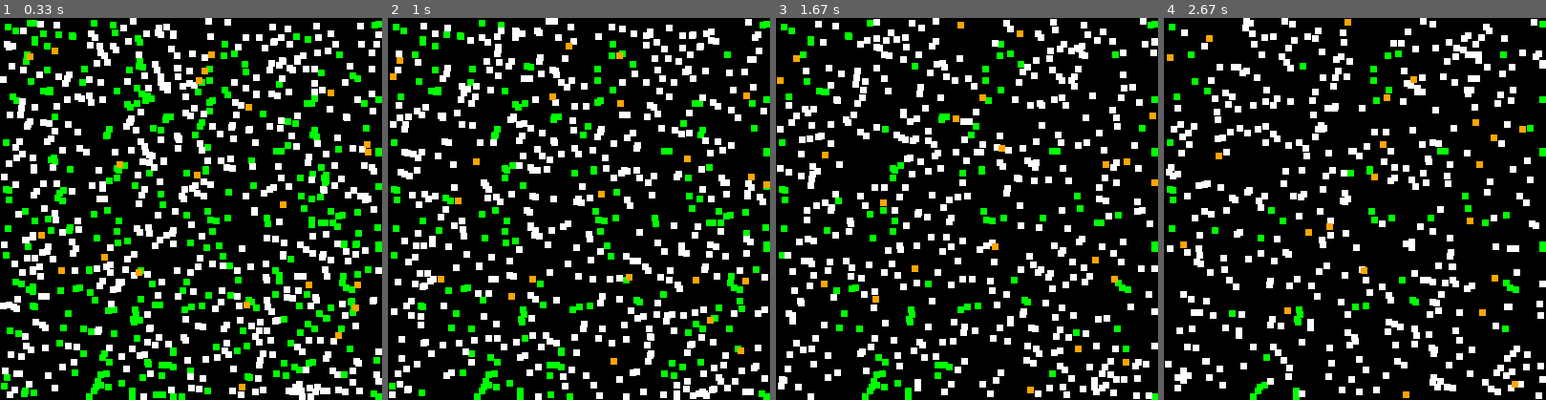
Above: before the commit, frames 1-4 (left to right).
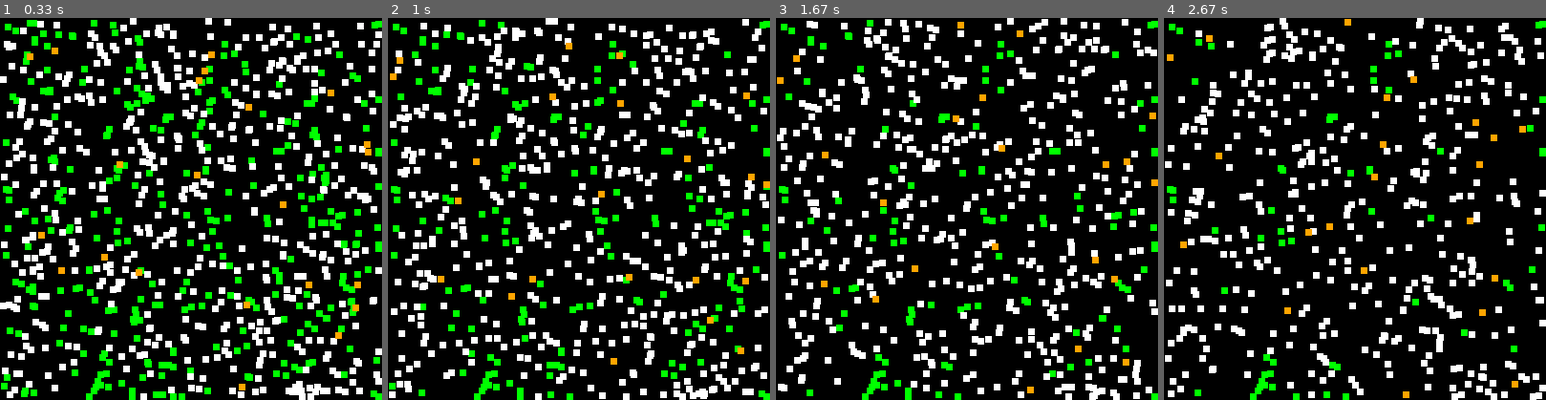
Above: after the commit, the same moments.

Repository: RAVIA33/Projet_algo
Game: pygame game, started from projet/main.py
Same seed, same stepped clock (60 frames per second), same inputs: the game is played once before the commit and once after it.
Inputs:
- Up to frame 1 (0.33 s): no input
- Up to frame 2 (1 s): no input
- Up to frame 3 (1.67 s): no input
- Up to frame 4 (2.67 s): no input

Frame 1 is identical in both runs. In frame 2, 3.1% of the frame differs, in the area x 2-100%, y 0-100%; in frame 3, 20%; in frame 4, 21%, in the area x 0-100%, y 0-100%.

Commit message:
Modification Ravia

Diff:
--- a/projet/etres_vivants.py
+++ b/projet/etres_vivants.py
@@ -30,7 +30,7 @@
             self.vivant = False
     def est_vivant(self) -> bool:
         return self.energie > 0
-
+#hello
 class Plante(EtreVivant) :
     valeur_nutritive : int
 
--- a/projet/main.py
+++ b/projet/main.py
@@ -137,12 +137,22 @@
 
             elif type(self._actor.type) == Lapin :
                 self._actor._speed = pygame.Vector2(randint(-1,1), randint(-1,1))
-                self._actor.type.perdre_energie(1)
-                print(f"énergie lapin mnt:{self._actor.type.energie}")
+                if self._actor._speed.length_squared() > 0:
+                    self._actor.type.energie -= 1
+
+                # self._actor.type.perdre_energie(1)
+                # print(f"énergie lapin mnt:{self._actor.type.energie}")
 
             elif type(self._actor.type) == Renard :
                 self._actor._speed = pygame.Vector2(randint(-3,3), randint(-3,3))
-                self._actor.type.perdre_energie(2)
+                if self._actor._speed.length_squared() > 0:
+                    self._actor.type.energie -= 1
+        if self._actor.type.energie <= 0:
+            print(f"{self._actor.type.__class__.__name__} est mort par manque d'énergie")
+            self.kill()  # Supprime le sprite s'il est mort
+            return
+
+                # self._actor.type.perdre_energie(2)
         # if self._actor.type.energie == 0:
         #     print("MORT")
 
@@ -252,7 +262,7 @@
         for sprite in self.__actors_sprites.copy():
             if not sprite._actor.type.est_vivant():  # Vérifie si l'entité est vivante
                 sprite.kill()  # Supprime le sprite mort
-
+#hello
     def __draw_screen(self) -> None:
         self.__screen.fill(pygame.color.THECOLORS["black"])
 
